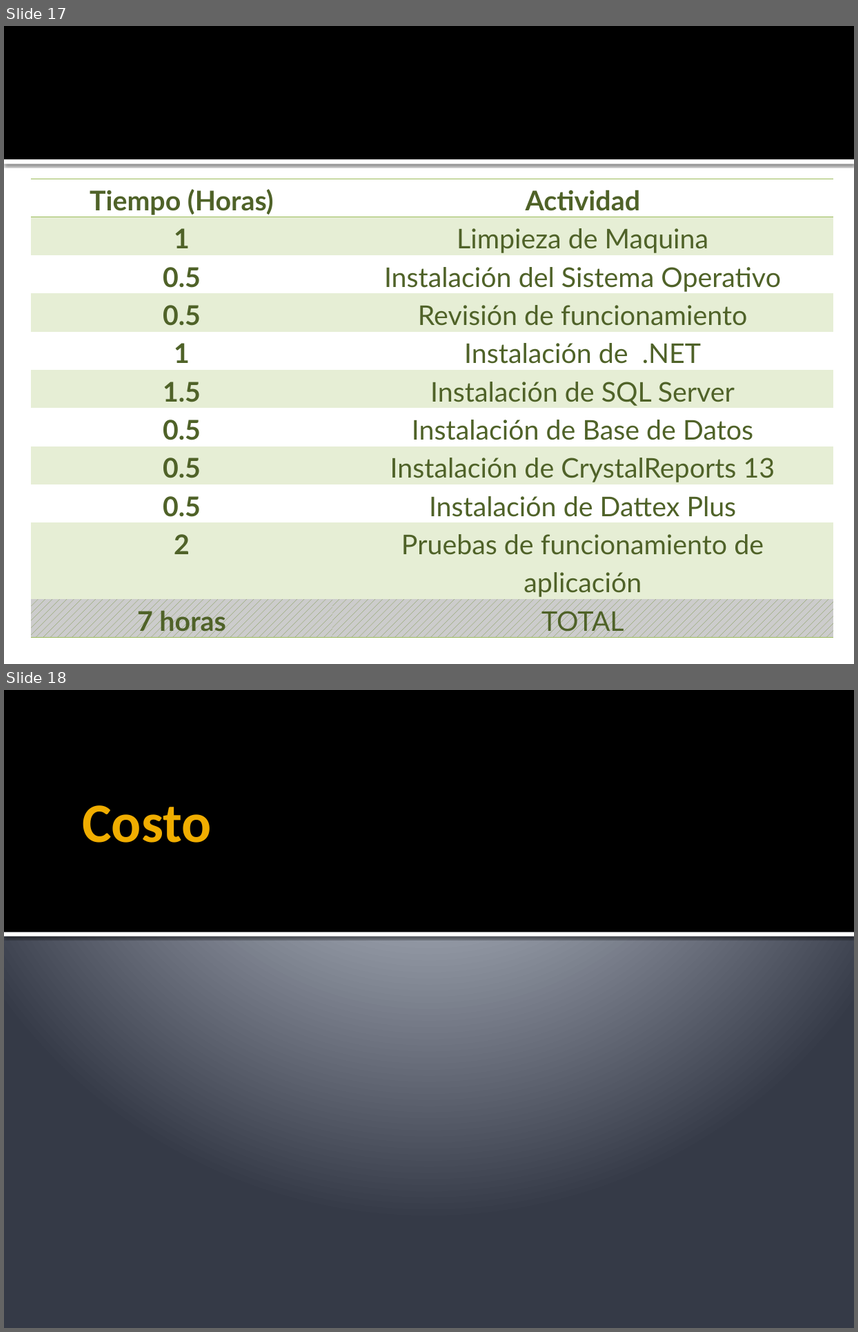
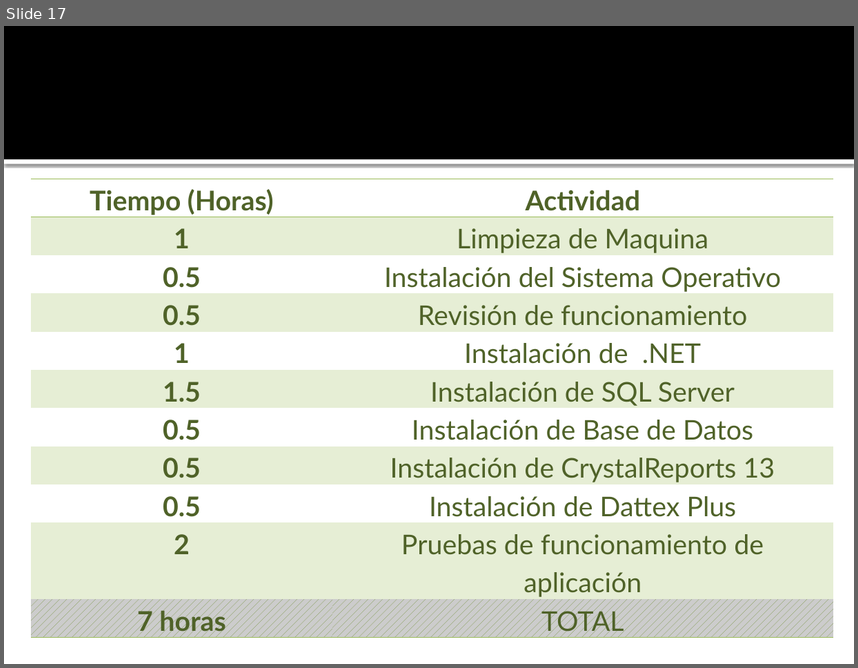
Before and after one commit to ludwingperezt/proyecto-ayd2-documentacion, a slide deck: Propuesta (Doc y Diap)/Dattex-Plus.pptx. Shown one above the other, each under a label of ours: slides 17 and 18 before the commit, slide 17 after it. The pictures are 858x1332 and 858x668 pixels, drawn with LibreOffice and Linux fonts; fonts in the diff are those of the drawing. Boxes give left, top, right and bottom in pixels: in the first picture for what was removed or moved away, otherwise in the second. Text is boxed around its words. In the diff, an @@ line names an element or a change of style, - is before the commit and + after.

Commit message:
costos presentacion

```diff
--- a/Propuesta (Doc y Diap)/Dattex-Plus.pptx
+++ b/Propuesta (Doc y Diap)/Dattex-Plus.pptx
@@ slide 18 removed at <box>4,690,854,1328</box>, background gradient #C1C5D3 to #BFC4D2 to #353B47 @@
@@ rectangle removed at <box>4,690,854,932</box> @@
@@ title removed at <box>82,805,211,842</box> @@
-Costo
@@ rectangle removed at <box>4,932,854,936</box> @@
```
Also in this commit, not shown: 1 slide added.
